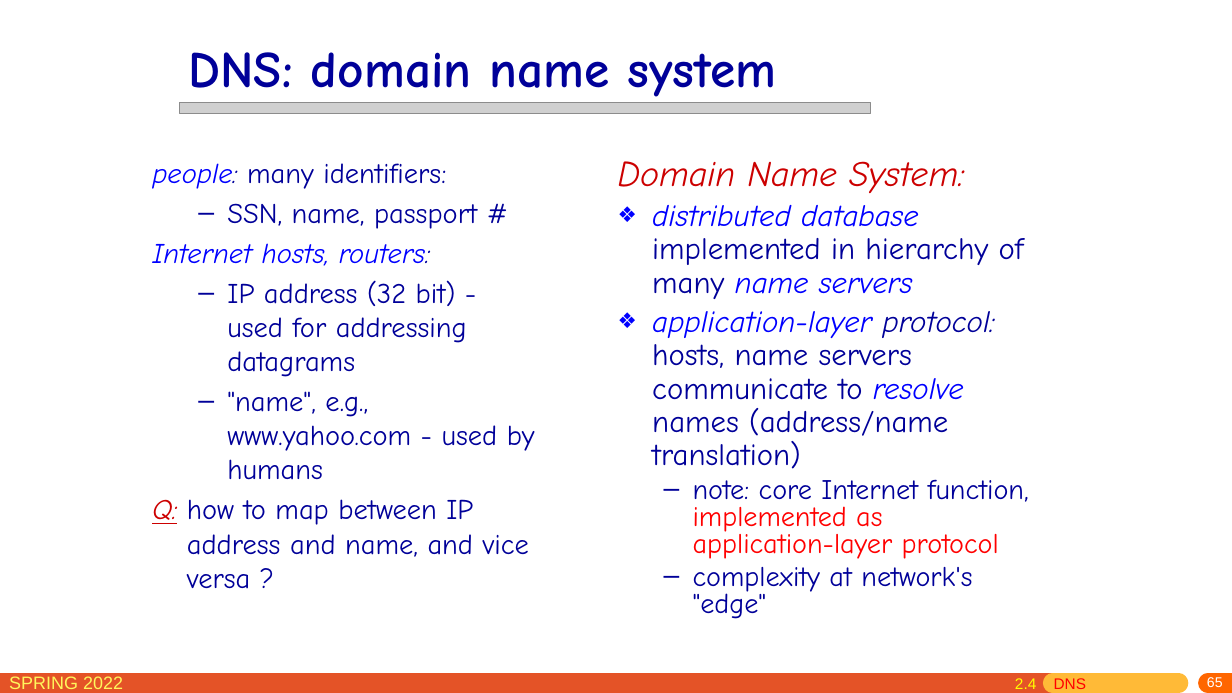
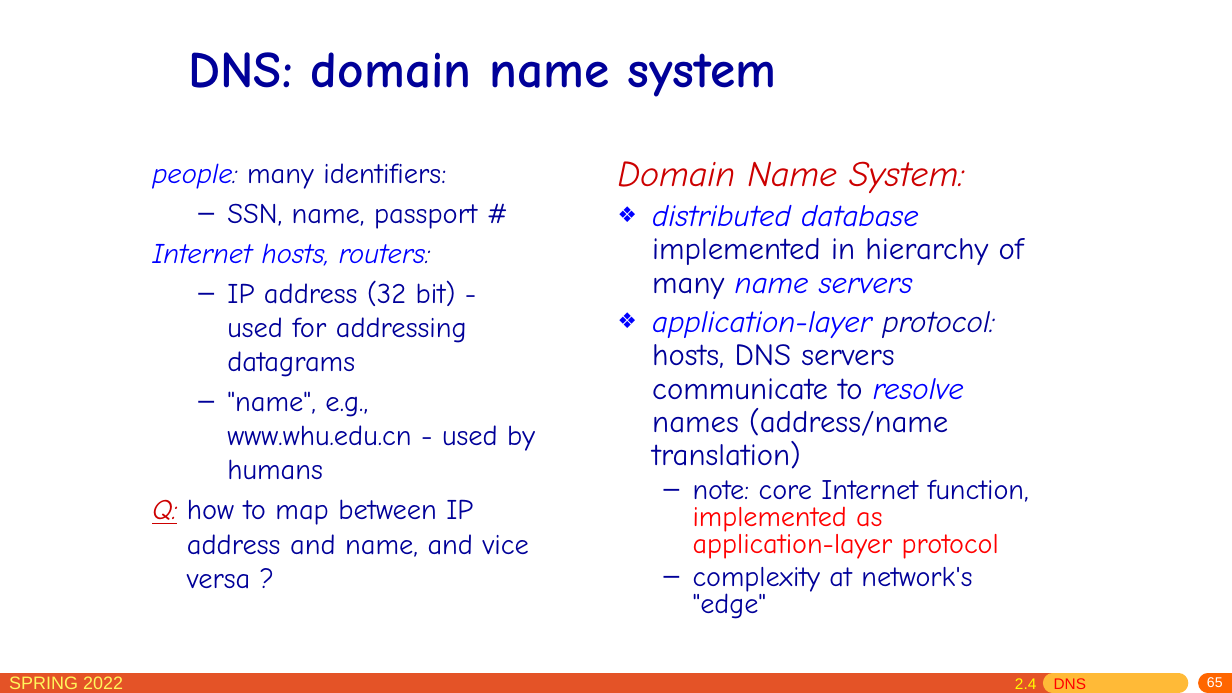
Before and after one commit to network-whu/slides, a slide deck: slide 65 of pptx/chapter2.pptx. Drawn at 1232x693 pixels with LibreOffice and Linux fonts; fonts in the diff are those of the drawing; grey boxes stand for pictures. Boxes give left, top, right and bottom in pixels: in the first picture for what was removed or moved away, otherwise in the second. Text is boxed around its words. In the diff, an @@ line names an element or a change of style, - is before the commit and + after.

```diff
--- a/pptx/chapter2.pptx
+++ b/pptx/chapter2.pptx
@@ picture removed at (179,103,871,114) @@
@@ text at (652,311,995,469): text changed @@
-❖ application-layer protocol: hosts, name servers communicate to resolve names (address/name translation)
+❖ application-layer protocol: hosts, DNS servers communicate to resolve names (address/name translation)
@@ text at (227,391,535,480): text changed @@
-  – "name", e.g., www.yahoo.com - used by humans
+  – "name", e.g., www.whu.edu.cn - used by humans
```
Also in this commit, not shown: 61 other slides changed, 1 slide added, 1 other file.
